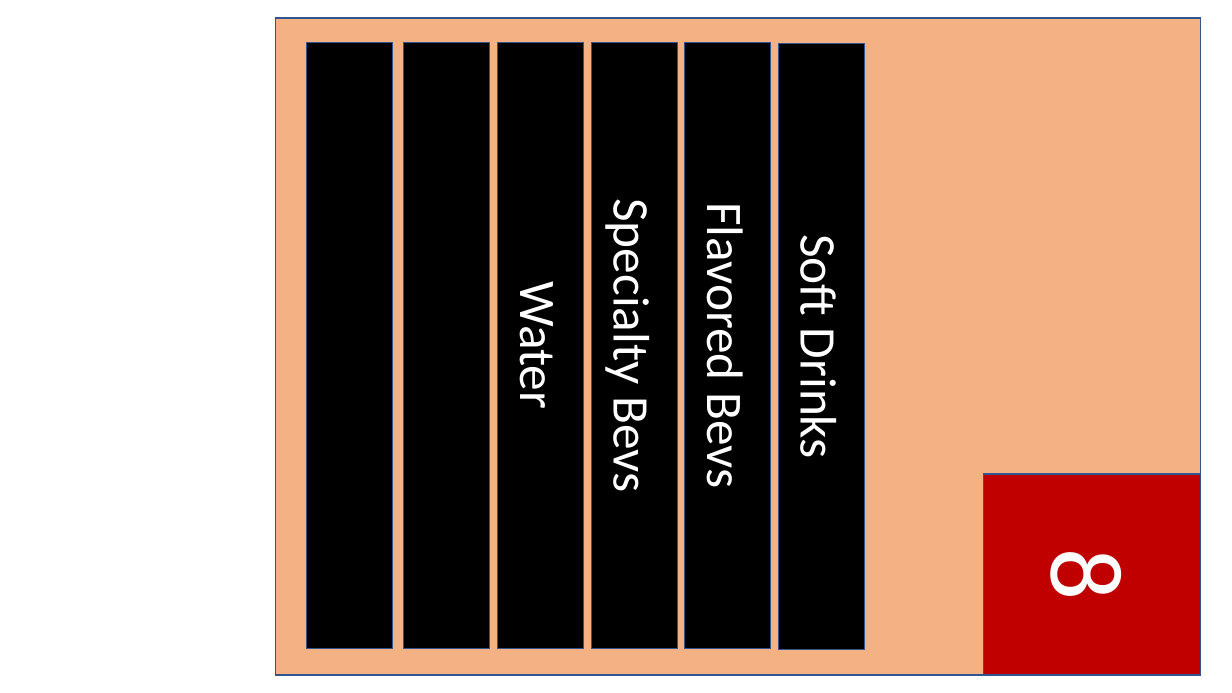
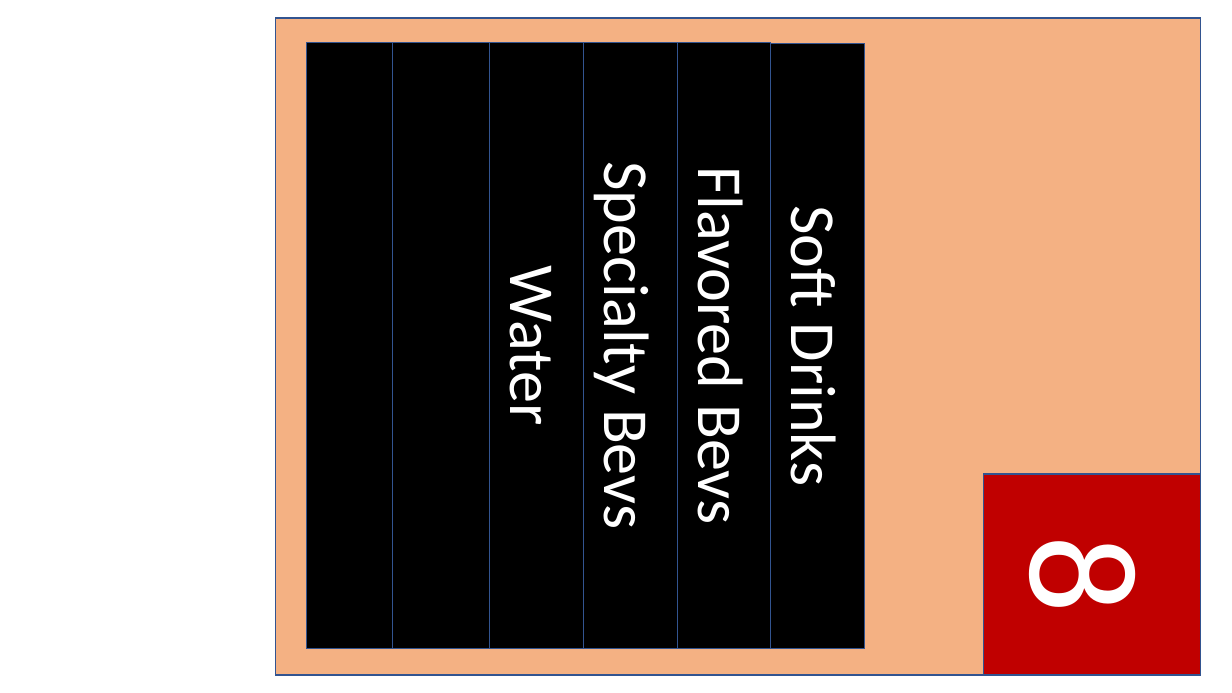
Before and after one commit to timmarkhuff/visualimpairmentassistance, a slide deck: slide 2 of sample grocery store signs.pptx. Drawn at 1232x693 pixels with LibreOffice and Linux fonts; fonts in the diff are those of the drawing. Boxes give left, top, right and bottom in pixels: in the first picture for what was removed or moved away, otherwise in the second. Text is boxed around its words. In the diff, an @@ line names an element or a change of style, - is before the commit and + after.

```diff
--- a/sample grocery store signs.pptx
+++ b/sample grocery store signs.pptx
@@ rectangle: place and size @@
-rectangle at (403,42,489,648)
+rectangle at (392,42,489,648)
@@ size 40 to 50 pt in 4 elements at (678,42,771,648), (771,43,864,649), (583,43,677,649), (490,43,584,649) @@
@@ rectangle "Water": place and size @@
-rectangle "Water" at (498,42,584,648)
+rectangle "Water" at (490,43,584,649)
@@ rectangle "Specialty Bevs": place and size @@
-rectangle "Specialty Bevs" at (591,42,677,648)
+rectangle "Specialty Bevs" at (583,43,677,649)
@@ rectangle "Flavored Bevs": place and size @@
-rectangle "Flavored Bevs" at (685,42,771,648)
+rectangle "Flavored Bevs" at (678,42,771,648)
@@ rectangle "Soft Drinks": place and size @@
-rectangle "Soft Drinks" at (779,43,865,649)
+rectangle "Soft Drinks" at (771,43,864,649)
@@ rectangle "8" at (984,474,1201,675): size 80 to 120 pt @@
```
Also in this commit, not shown: 2 other slides changed.
